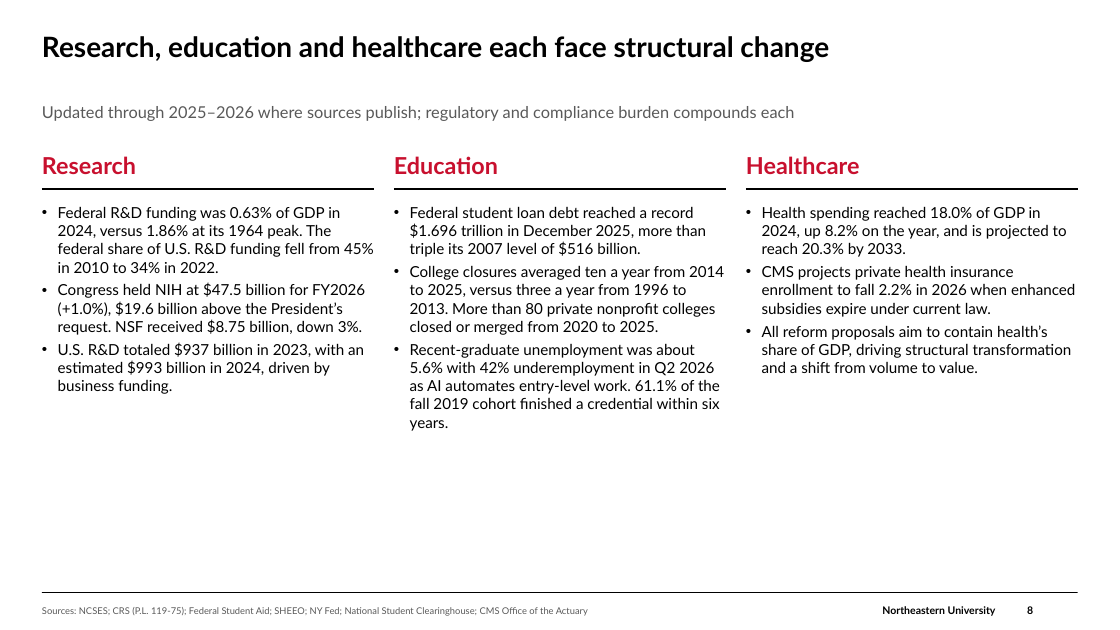
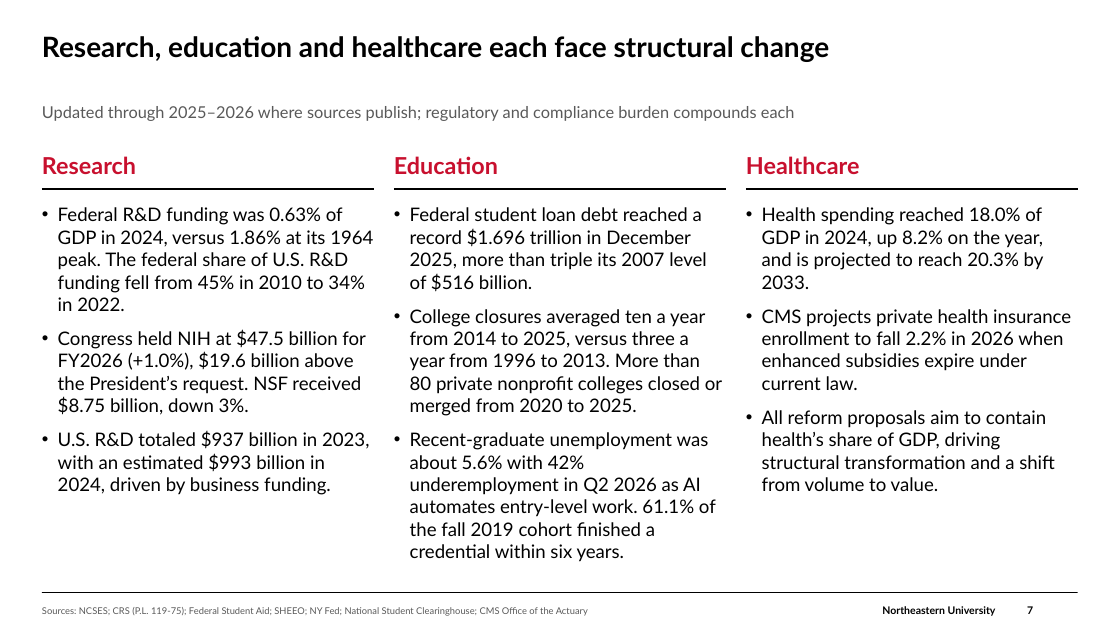
Before and after one commit to brettcsweet/Tonys-repo, a slide deck: slide 7 of GC_Financial_Update_2026-09-30.pptx (slide 8 before the commit). Drawn at 1120x630 pixels with LibreOffice and Linux fonts; fonts in the diff are those of the drawing; background and template pictures are left out. Boxes give left, top, right and bottom in pixels: in the first picture for what was removed or moved away, otherwise in the second. Text is boxed around its words. In the diff, an @@ line names an element or a change of style, - is before the commit and + after.

```diff
--- a/GC_Financial_Update_2026-09-30.pptx
+++ b/GC_Financial_Update_2026-09-30.pptx
@@ size 13 to 16 pt; more space between paragraphs in 3 elements at <box>58,207,373,495</box>, <box>410,207,722,562</box>, <box>762,207,1071,491</box> @@
@@ page number at <box>1027,606,1033,614</box>: text changed @@
-8
+7
```
Also in this commit, not shown: 5 other slides changed, 1 slide removed.
